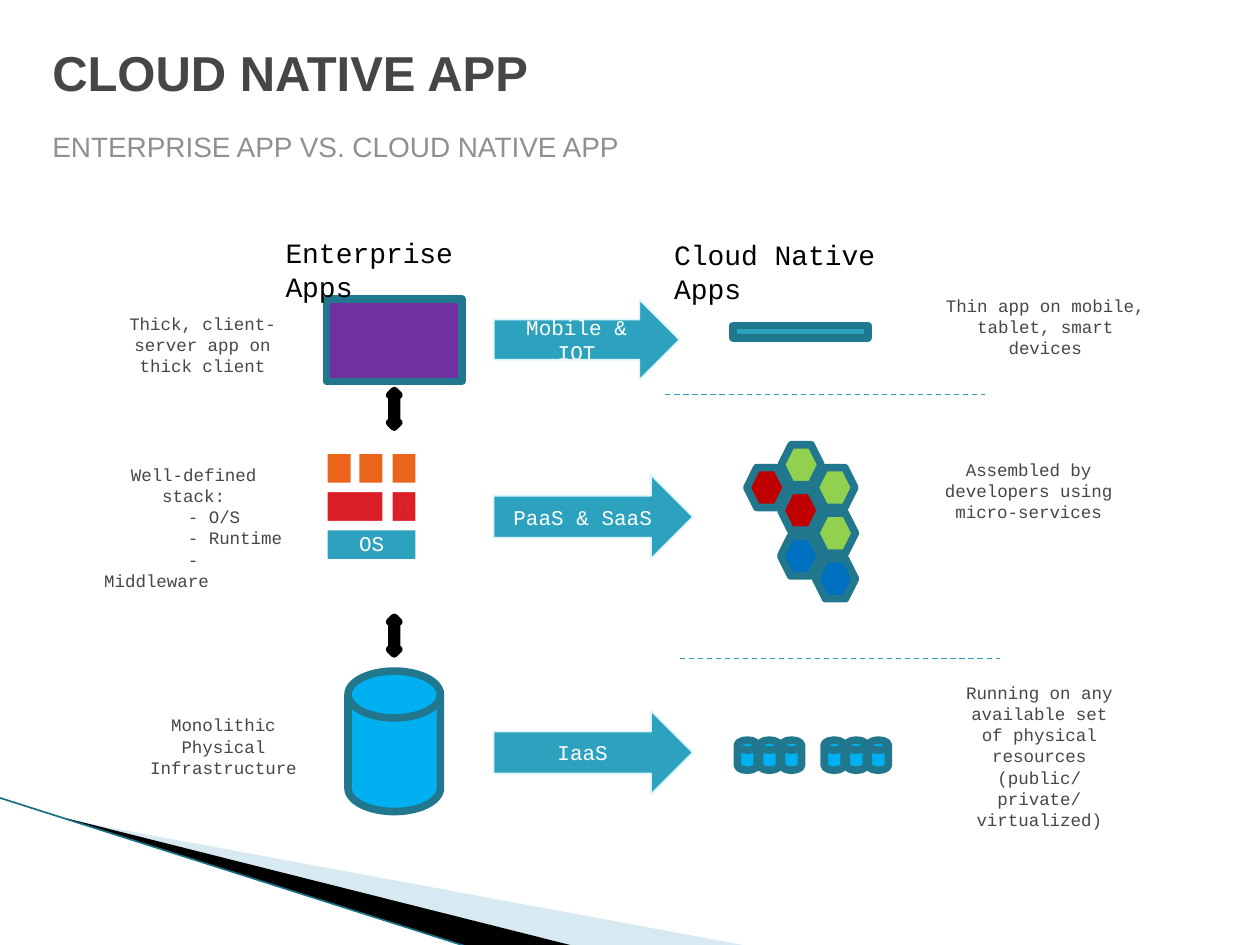
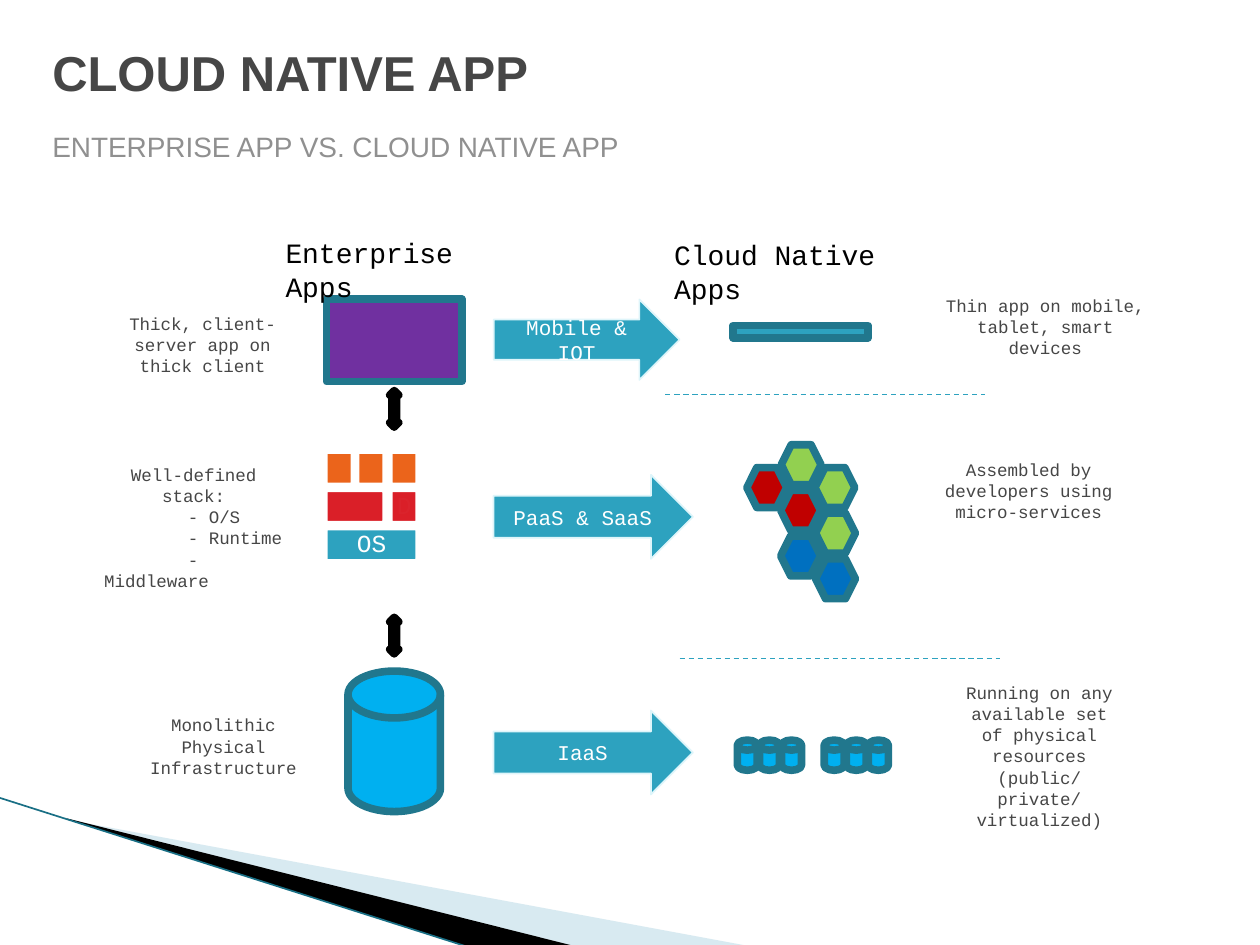
Before and after one commit to yangoliver/mydoc, a slide deck: slide 12 of slides/2016/docker_use_case_summary.pptx. Drawn at 1260x945 pixels with LibreOffice and Linux fonts; fonts in the diff are those of the drawing; background and template pictures are left out. Boxes give left, top, right and bottom in pixels: in the first picture for what was removed or moved away, otherwise in the second. Text is boxed around its words. In the diff, an @@ line names an element or a change of style, - is before the commit and + after.

```diff
--- a/slides/2016/docker_use_case_summary.pptx
+++ b/slides/2016/docker_use_case_summary.pptx
@@ text "OS" at (357,535,386,560): size 12 to 14 pt @@
```
Also in this commit, not shown: 6 other slides changed, 2 slides added, 1 other file.
